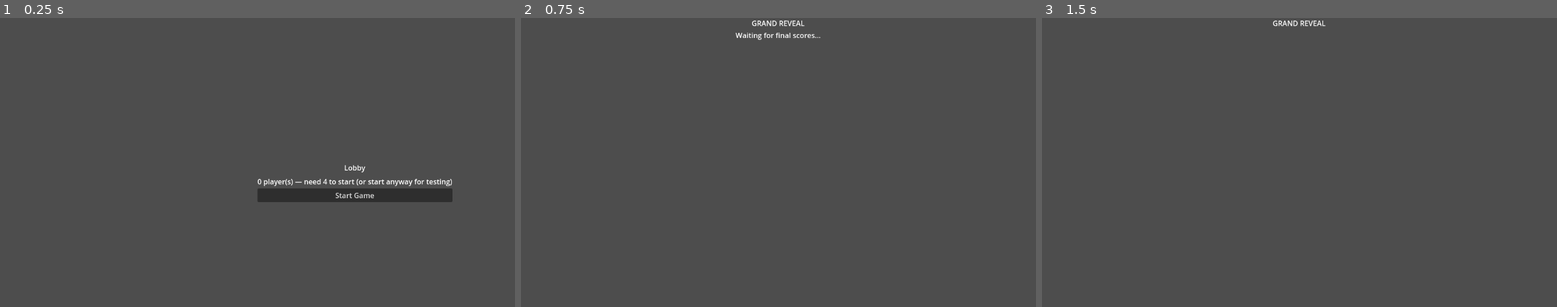
Above: before the commit, frames 1-3 (left to right).
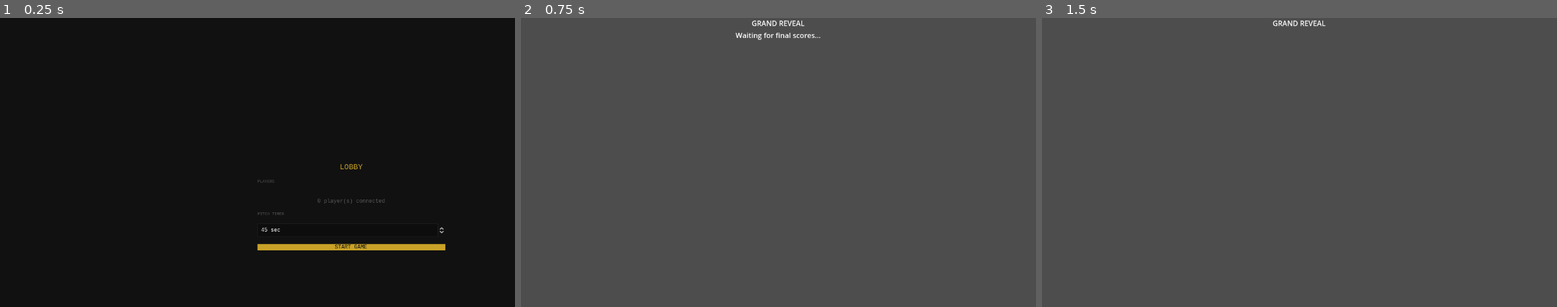
Above: after the commit, the same moments.

Repository: kevinBlum/hot-garbage
Game: Godot game, scene res://src/scenes/lobby.tscn
The game is run twice, just before and just after one commit, with the same random seed, the same clock (stepped at 60 frames per second) and the same inputs. This scene is started directly instead of the project's main scene.
Inputs:
- Up to frame 1 (0.25 s): no input
- Up to frame 2 (0.75 s): click "Start Game" (after the commit: "START GAME") at 0.5 s
- Up to frame 3 (1.5 s): no input

The runs differ from the first frame. In frame 1, 100% of the frame differs, in the area x 0-100%, y 0-100%; in frame 2, nothing differs; in frame 3, nothing differs.

Commit message:
feat: main_menu and lobby dark style, lobby pitch timer config
Co-Authored-By: Claude Sonnet 4.6 <noreply@anthropic.com>

Diff:
--- a/hot-garbage-godot/src/scenes/lobby.gd
+++ b/hot-garbage-godot/src/scenes/lobby.gd
@@ -1,8 +1,11 @@
 extends Control
+
+const _UITheme = preload("res://src/scenes/ui_theme.gd")
 
 var _player_list: VBoxContainer
 var _start_btn: Button
 var _status_label: Label
+var _timer_spin: SpinBox
 
 func _ready() -> void:
 	_build_ui()
@@ -11,27 +14,55 @@
 	_refresh_player_list()
 
 func _build_ui() -> void:
+	_UITheme.add_bg(self)
+
 	var vbox := VBoxContainer.new()
 	vbox.set_anchors_preset(Control.PRESET_CENTER)
-	vbox.custom_minimum_size = Vector2(400, 400)
+	vbox.custom_minimum_size = Vector2(420, 420)
+	vbox.add_theme_constant_override("separation", _UITheme.GAP * 2)
 	add_child(vbox)
 
 	var title := Label.new()
-	title.text = "Lobby"
+	title.text = "LOBBY"
 	title.horizontal_alignment = HORIZONTAL_ALIGNMENT_CENTER
+	_UITheme.style_label(title, _UITheme.FS_ARTIFACT, _UITheme.GOLD)
 	vbox.add_child(title)
 
+	var players_lbl := Label.new()
+	players_lbl.text = "PLAYERS"
+	_UITheme.style_section_label(players_lbl)
+	vbox.add_child(players_lbl)
+
 	_player_list = VBoxContainer.new()
+	_player_list.add_theme_constant_override("separation", _UITheme.GAP)
 	vbox.add_child(_player_list)
 
 	_status_label = Label.new()
 	_status_label.horizontal_alignment = HORIZONTAL_ALIGNMENT_CENTER
+	_UITheme.style_label(_status_label, _UITheme.FS_BODY, _UITheme.DIM)
 	vbox.add_child(_status_label)
 
 	if NetworkManager.is_host():
+		var timer_lbl := Label.new()
+		timer_lbl.text = "PITCH TIMER"
+		_UITheme.style_section_label(timer_lbl)
+		vbox.add_child(timer_lbl)
+
+		_timer_spin = SpinBox.new()
+		_timer_spin.min_value = 20
+		_timer_spin.max_value = 120
+		_timer_spin.step = 5
+		_timer_spin.value = 45
+		_timer_spin.suffix = "sec"
+		_timer_spin.add_theme_font_override("font", _UITheme.mono())
+		_timer_spin.add_theme_font_size_override("font_size", _UITheme.FS_BODY)
+		_UITheme.style_line_edit(_timer_spin.get_line_edit())
+		vbox.add_child(_timer_spin)
+
 		_start_btn = Button.new()
-		_start_btn.text = "Start Game"
+		_start_btn.text = "START GAME"
 		_start_btn.pressed.connect(_on_start_pressed)
+		_UITheme.style_button(_start_btn)
 		vbox.add_child(_start_btn)
 
 func _refresh_player_list() -> void:
@@ -40,10 +71,11 @@
 	for peer_id in NetworkManager.player_names:
 		var lbl := Label.new()
 		lbl.text = "• %s" % NetworkManager.player_names[peer_id]
+		_UITheme.style_label(lbl, _UITheme.FS_BODY, _UITheme.TEXT)
 		_player_list.add_child(lbl)
 	var count := NetworkManager.player_names.size()
 	if NetworkManager.is_host():
-		_status_label.text = "%d player(s) — need 4 to start (or start anyway for testing)" % count
+		_status_label.text = "%d player(s) connected" % count
 
 func _on_player_changed(_a = null, _b = null) -> void:
 	_refresh_player_list()
@@ -52,5 +84,7 @@
 	var player_ids: Array = []
 	for peer_id in NetworkManager.player_names:
 		player_ids.append(NetworkManager.player_names[peer_id])
-	GameServer.start_game(player_ids)
-	# GameServer will drive scene transitions from here
+	var duration: int = 45
+	if _timer_spin != null:
+		duration = int(_timer_spin.value)
+	GameServer.start_game(player_ids, duration)
--- a/hot-garbage-godot/src/scenes/main_menu.gd
+++ b/hot-garbage-godot/src/scenes/main_menu.gd
@@ -1,4 +1,6 @@
 extends Control
+
+const _UITheme = preload("res://src/scenes/ui_theme.gd")
 
 var _name_field: LineEdit
 var _ip_field: LineEdit
@@ -10,36 +12,51 @@
 	NetworkManager.connection_failed.connect(_on_connection_failed)
 
 func _build_ui() -> void:
+	_UITheme.add_bg(self)
+
 	var vbox := VBoxContainer.new()
 	vbox.set_anchors_preset(Control.PRESET_CENTER)
-	vbox.custom_minimum_size = Vector2(400, 300)
+	vbox.custom_minimum_size = Vector2(400, 320)
+	vbox.add_theme_constant_override("separation", _UITheme.GAP * 2)
 	add_child(vbox)
 
 	var title := Label.new()
 	title.text = "HOT GARBAGE"
 	title.horizontal_alignment = HORIZONTAL_ALIGNMENT_CENTER
+	_UITheme.style_label(title, _UITheme.FS_ARTIFACT, _UITheme.GOLD)
 	vbox.add_child(title)
+
+	var subtitle := Label.new()
+	subtitle.text = "a game of bluffing, bidding, and bad provenance"
+	subtitle.horizontal_alignment = HORIZONTAL_ALIGNMENT_CENTER
+	_UITheme.style_label(subtitle, _UITheme.FS_LABEL, _UITheme.DIM)
+	vbox.add_child(subtitle)
 
 	_name_field = LineEdit.new()
 	_name_field.placeholder_text = "Your name"
+	_UITheme.style_line_edit(_name_field)
 	vbox.add_child(_name_field)
 
 	_ip_field = LineEdit.new()
 	_ip_field.placeholder_text = "Host IP (leave blank to host)"
+	_UITheme.style_line_edit(_ip_field)
 	vbox.add_child(_ip_field)
 
 	var host_btn := Button.new()
-	host_btn.text = "Host Game"
+	host_btn.text = "HOST GAME"
 	host_btn.pressed.connect(_on_host_pressed)
+	_UITheme.style_button(host_btn)
 	vbox.add_child(host_btn)
 
 	var join_btn := Button.new()
-	join_btn.text = "Join Game"
+	join_btn.text = "JOIN GAME"
 	join_btn.pressed.connect(_on_join_pressed)
+	_UITheme.style_ghost_button(join_btn)
 	vbox.add_child(join_btn)
 
 	_status_label = Label.new()
 	_status_label.horizontal_alignment = HORIZONTAL_ALIGNMENT_CENTER
+	_UITheme.style_label(_status_label, _UITheme.FS_BODY, _UITheme.DIM)
 	vbox.add_child(_status_label)
 
 func _on_host_pressed() -> void:
